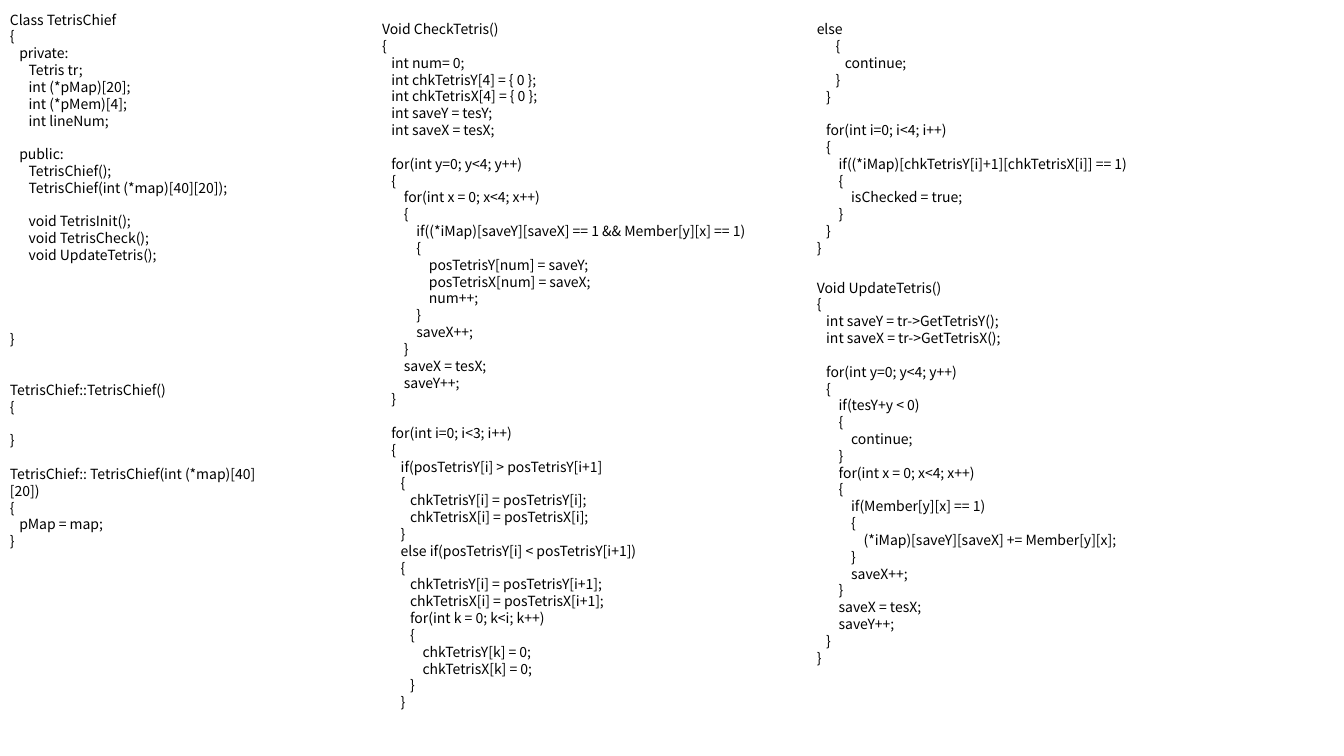
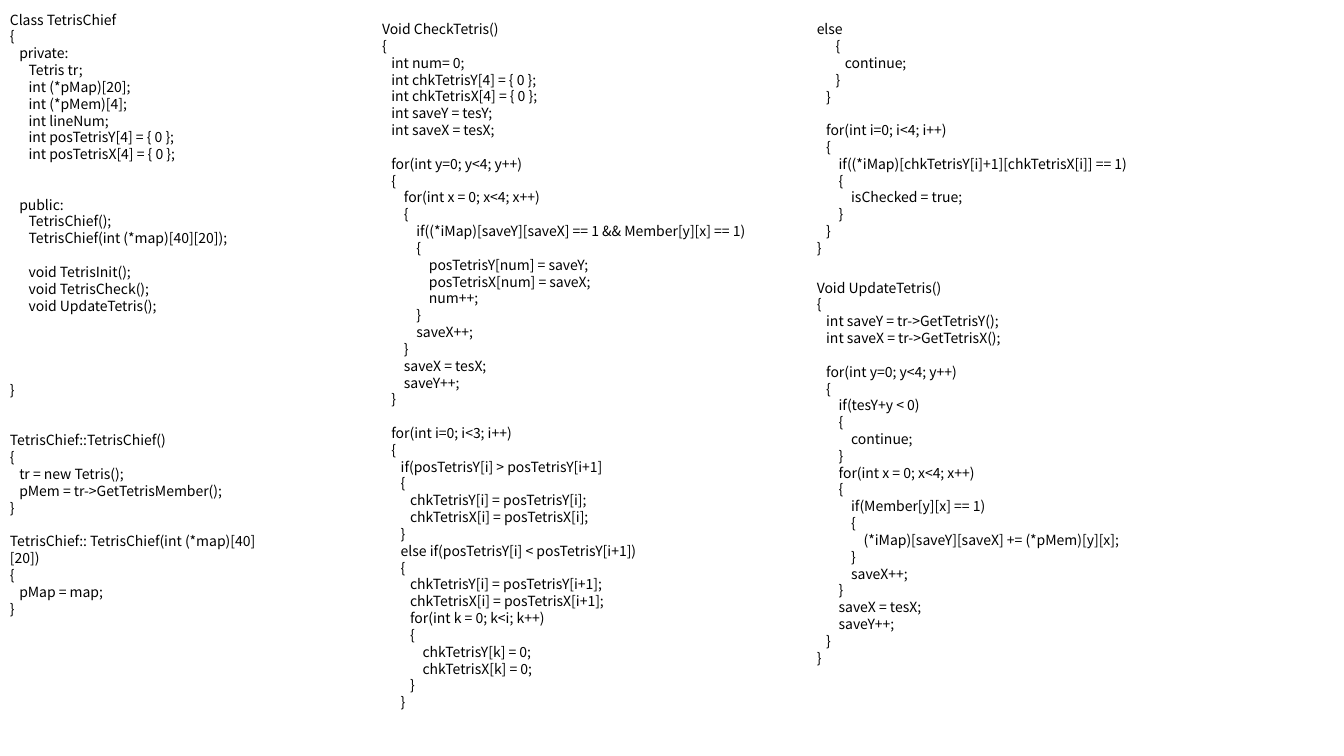
Before and after one commit to HEYHO8037/Tetris, a slide deck: slide 3 of Tetris.pptx. Drawn at 1344x756 pixels with LibreOffice and Linux fonts; fonts in the diff are those of the drawing. Boxes give left, top, right and bottom in pixels: in the first picture for what was removed or moved away, otherwise in the second. Text is boxed around its words. In the diff, an @@ line names an element or a change of style, - is before the commit and + after.

Commit message:
restore tetrisChief

```diff
--- a/Tetris.pptx
+++ b/Tetris.pptx
@@ text at (29, 131, 164, 163): paragraphs added @@
+int posTetrisY[4] = { 0 };
+int posTetrisX[4] = { 0 };
@@ text at (19, 467, 222, 500): paragraphs added @@
+tr = new Tetris();
+pMem = tr->GetTetrisMember();
@@ text at (864, 533, 1120, 549): text changed @@
-(*iMap)[saveY][saveX] += Member[y][x];
+(*iMap)[saveY][saveX] += (*pMem)[y][x];
```
Also in this commit, not shown: 3 other slides changed.
